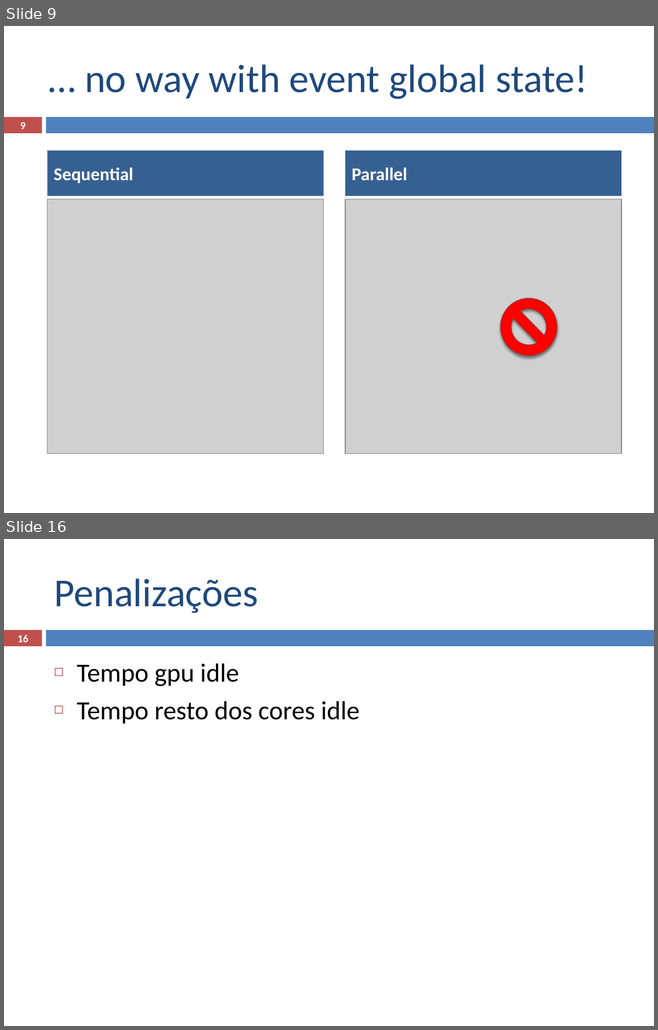
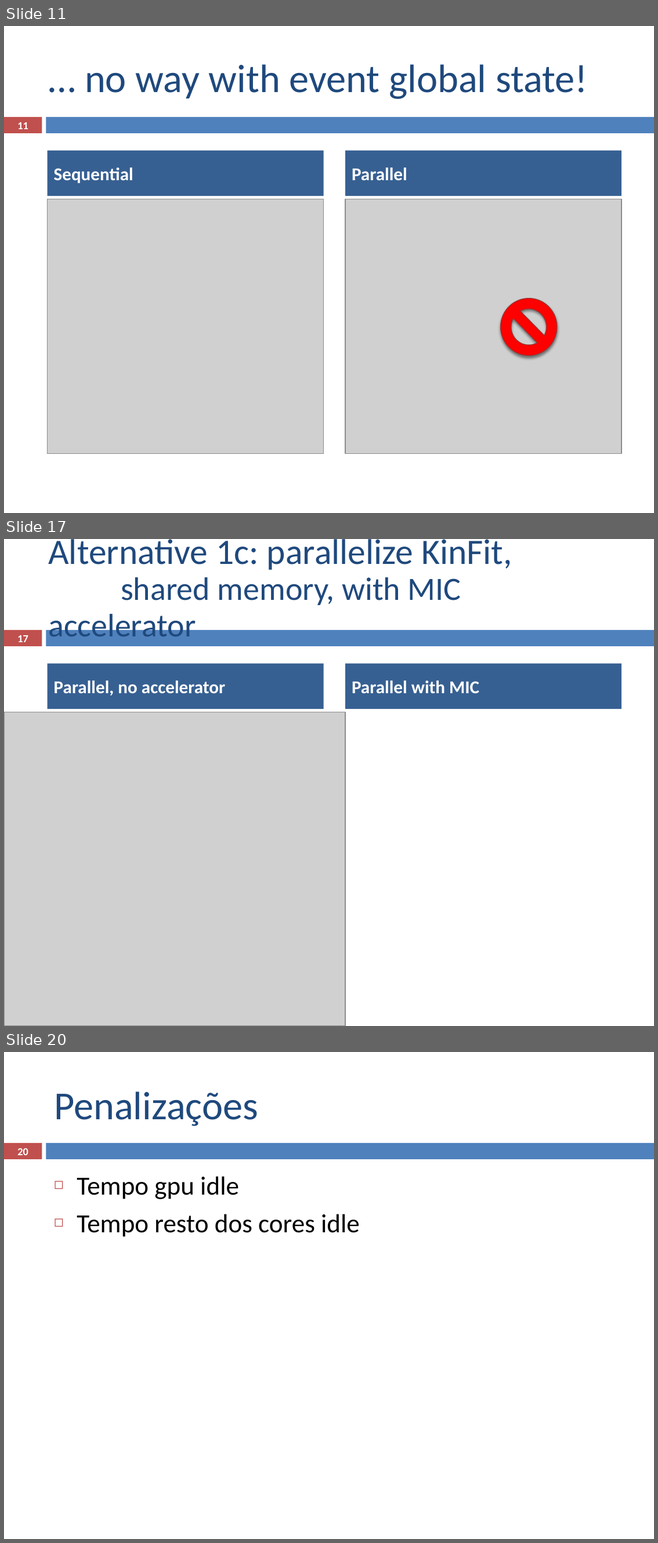
Before and after one commit to ampereira/mscthesis-liptool, a slide deck: doc/partial presentation/partial_presentation.pptx. Shown one above the other, each under a label of ours: slides 9 and 16 before the commit, slides 11, 17 and 20 after it; the slides between them are not shown. The pictures are 658x1030 and 658x1543 pixels, drawn with LibreOffice and Linux fonts; fonts in the diff are those of the drawing; grey boxes stand for pictures. Boxes give left, top, right and bottom in pixels: in the first picture for what was removed or moved away, otherwise in the second. Text is boxed around its words. In the diff, an @@ line names an element or a change of style, - is before the commit and + after.

```diff
--- a/doc/partial presentation/partial_presentation.pptx
+++ b/doc/partial presentation/partial_presentation.pptx
@@ slide 17 added at bbox=[4, 539, 654, 1026], background #FFFFFF; not listed: 2 template elements that a slide beside it also shows @@
@@ title added at bbox=[48, 539, 512, 636], 39.6 pt, text #1F497D @@
+Alternative 1c: parallelize KinFit,
+shared memory, with MIC accelerator
@@ page number added at bbox=[17, 635, 28, 642], 11.9 pt, text #FFFFFF, bold @@
+17
@@ text added at bbox=[48, 664, 324, 709], fill #376092, 20 pt, text #FFFFFF, bold @@
+Parallel, no accelerator
@@ text added at bbox=[345, 664, 621, 709], fill #376092, 20 pt, text #FFFFFF, bold @@
+Parallel with MIC
@@ picture added at bbox=[5, 712, 345, 1026] @@
@@ what was slide 9 is now slide 11 @@
@@ page number at bbox=[17, 122, 28, 129]: text changed @@
-9
+11
@@ what was slide 16 is now slide 20 @@
@@ page number at bbox=[17, 1148, 28, 1155]: text changed @@
-16
+20
```
Also in this commit, not shown: 8 slides changed, 3 other slides added, 1 other file.
